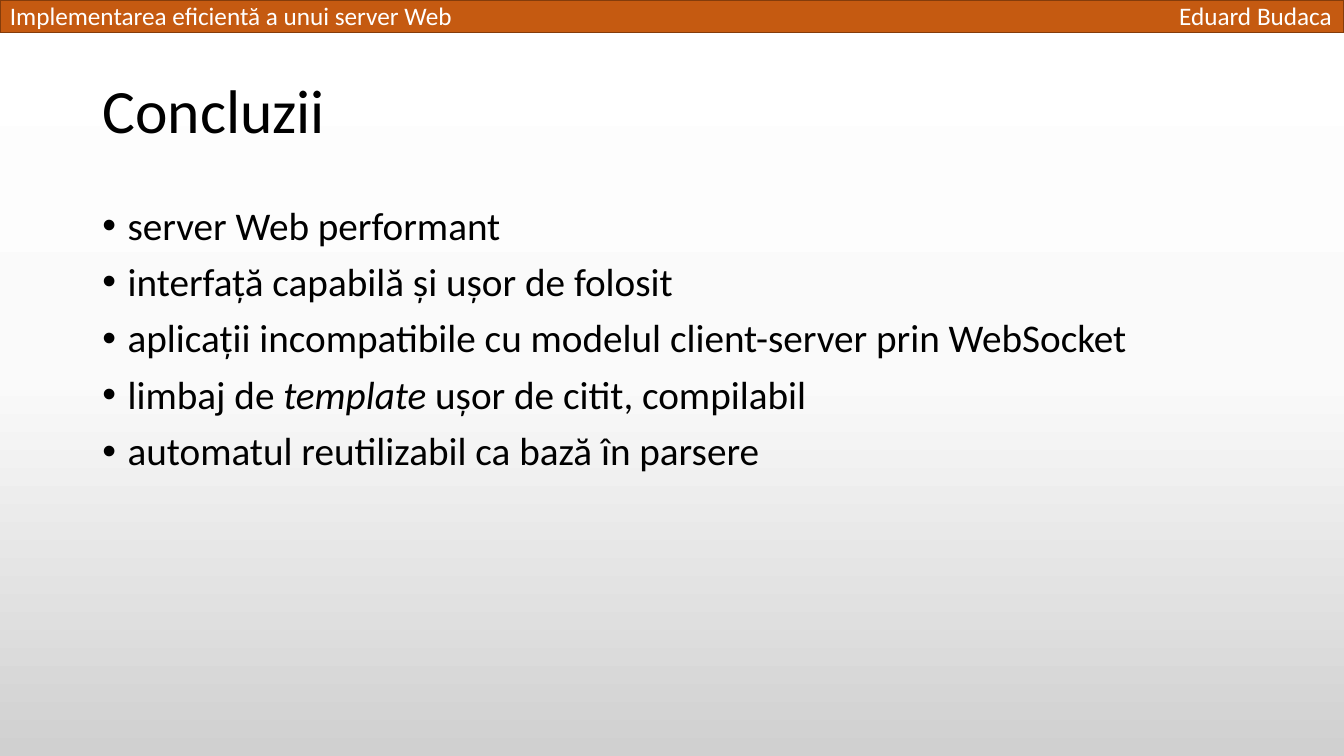
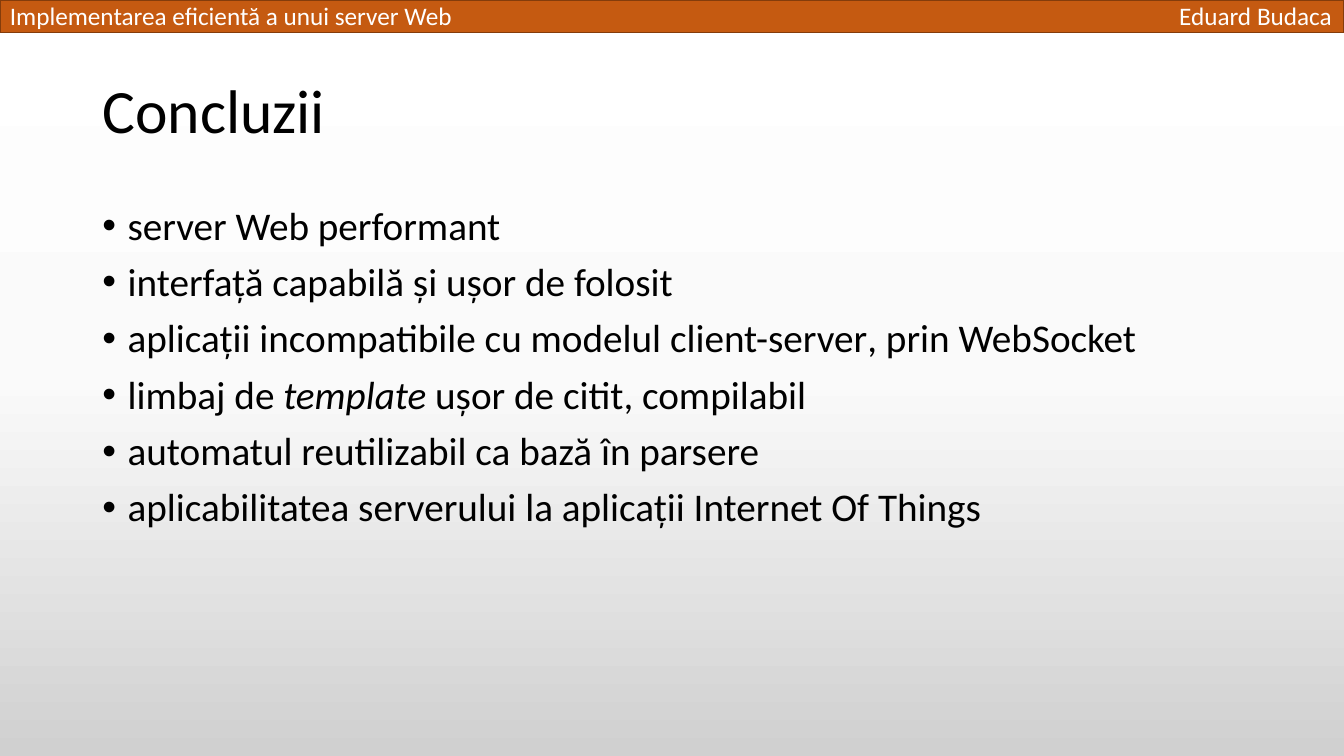
Before and after one commit to TED-996/bachelor-thesis-pack, a slide deck: slide 18 of Licenta2018BudacaEduard/Implementarea eficientă a unui server Web.pptx (slide 21 before the commit). Drawn at 1344x756 pixels with LibreOffice and Linux fonts; fonts in the diff are those of the drawing. Boxes give left, top, right and bottom in pixels: in the first picture for what was removed or moved away, otherwise in the second. Text is boxed around its words. In the diff, an @@ line names an element or a change of style, - is before the commit and + after.

```diff
--- a/Licenta2018BudacaEduard/Implementarea eficientă a unui server Web.pptx
+++ b/Licenta2018BudacaEduard/Implementarea eficientă a unui server Web.pptx
@@ text at bbox=[128, 324, 1136, 360]: text changed @@
-• aplicații incompatibile cu modelul client-server prin WebSocket
+• aplicații incompatibile cu modelul client-server, prin WebSocket
@@ text at bbox=[128, 493, 981, 529]: paragraph added @@
+• aplicabilitatea serverului la aplicații Internet Of Things
```
Also in this commit, not shown: 6 other slides changed, 3 slides removed.
